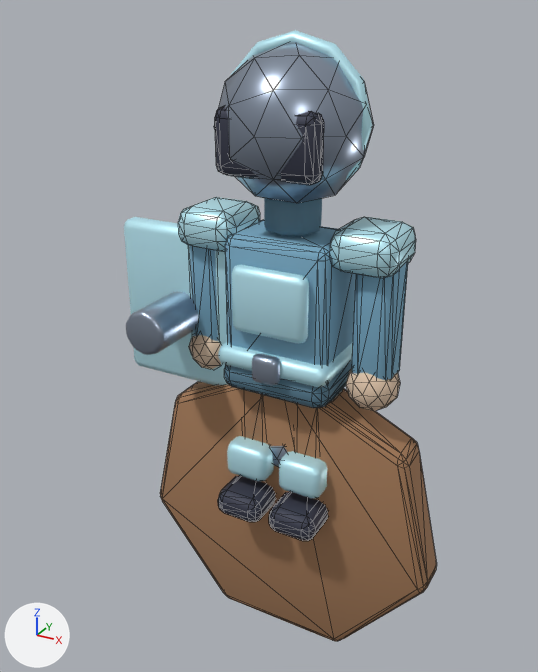
Two versions of the glTF model public/assets/models/characters/shield.glb, one commit apart.
Before and after are seen from a 50 mm lens placed at (1.3, -2.56, 2.1), pointed at (-0.12, 0.02, 0.81). Every picture has the same lights, and +X, +Y and +Z are marked at lower left. The first picture is the older version. Mesh edges are drawn as thin lines on the coarser meshes. Where no turn or scale is listed for an object, it has been applied to the vertices.

The first picture shows 'arm.R', 'belt', 'chestPanel', 'crest.faceplate', 'crest.greatHelm', 'shield.face', 'shield.rim', 'shoulder.L', 'shoulder.R', 'torso', 'tunicHem', 'weapon.club' and 12 more.
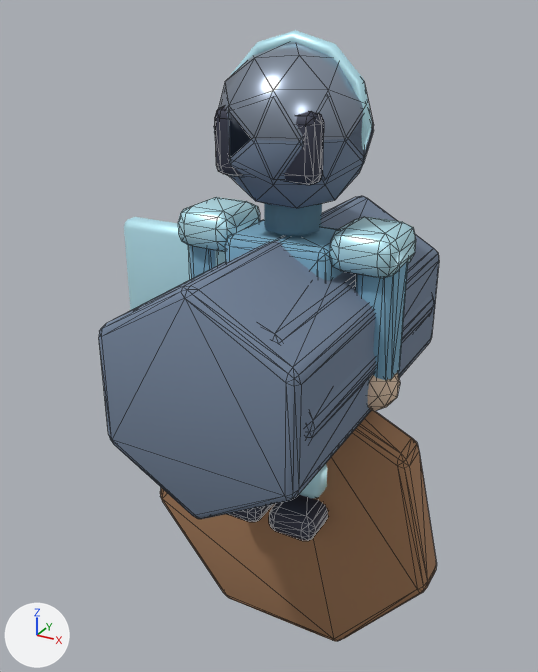
The change in detail:
Material 'MAT_LODProxy' (mat_mat_lodproxy) is new.
Its base color is (0.18, 0.24, 0.34) (greyish blue #76869e).
Its metallic is 0.05.
Its roughness is 0.92.
Mesh me_icosphere_022 is new.
It is an icosphere of 80 faces spanning x -0.285..0.285, y -0.3..0.3, z -0.3..0.3.
It uses material mat_mat_lodproxy (greyish blue #76869e).
Mesh me_cylinder_014 is new.
It has 84 vertices, 164 faces and spans x -0.4..0.4, y -0.75..0.75, z -0.45..0.45.
It uses material mat_mat_lodproxy (greyish blue #76869e).
Mesh me_cylinder_013 is new.
It has 112 vertices, 220 faces and spans x -0.414..0.414, y -0.675..0.675, z -0.414..0.414.
It uses material mat_mat_lodproxy (greyish blue #76869e).
Object 'LOD2_PROXY_head' (ob_lod2_proxy_head) is new; it shows me_icosphere_022.
Its location is (0.0, 0.0, 1.68).
Object 'LOD2_PROXY_body' (ob_lod2_proxy_body) is new; it shows me_cylinder_014.
Its location is (0.0, 0.0, 0.84).
Object 'LOD1_PROXY_body' (ob_lod1_proxy_body) is new; it shows me_cylinder_013.
Its location is (0.0, 0.0, 0.84).

Boxes [x1, y1, x2, y2] around the edits, measured in the pictures (538 x 672 px):
'LOD2_PROXY_body', added: after [99, 196, 439, 519]
'LOD2_PROXY_head', added: after [214, 111, 374, 209]
'LOD1_PROXY_body', added (mostly hidden): after [137, 262, 434, 442]
'torso', unchanged, covered by the edit: before [225, 220, 356, 365]; after [225, 220, 343, 280]
'chestPanel', unchanged, covered by the edit: before [232, 265, 309, 343]
'shield.rim', unchanged, covered by the edit: before [126, 291, 199, 355]
'tunicHem', unchanged, covered by the edit: before [224, 360, 352, 408]
